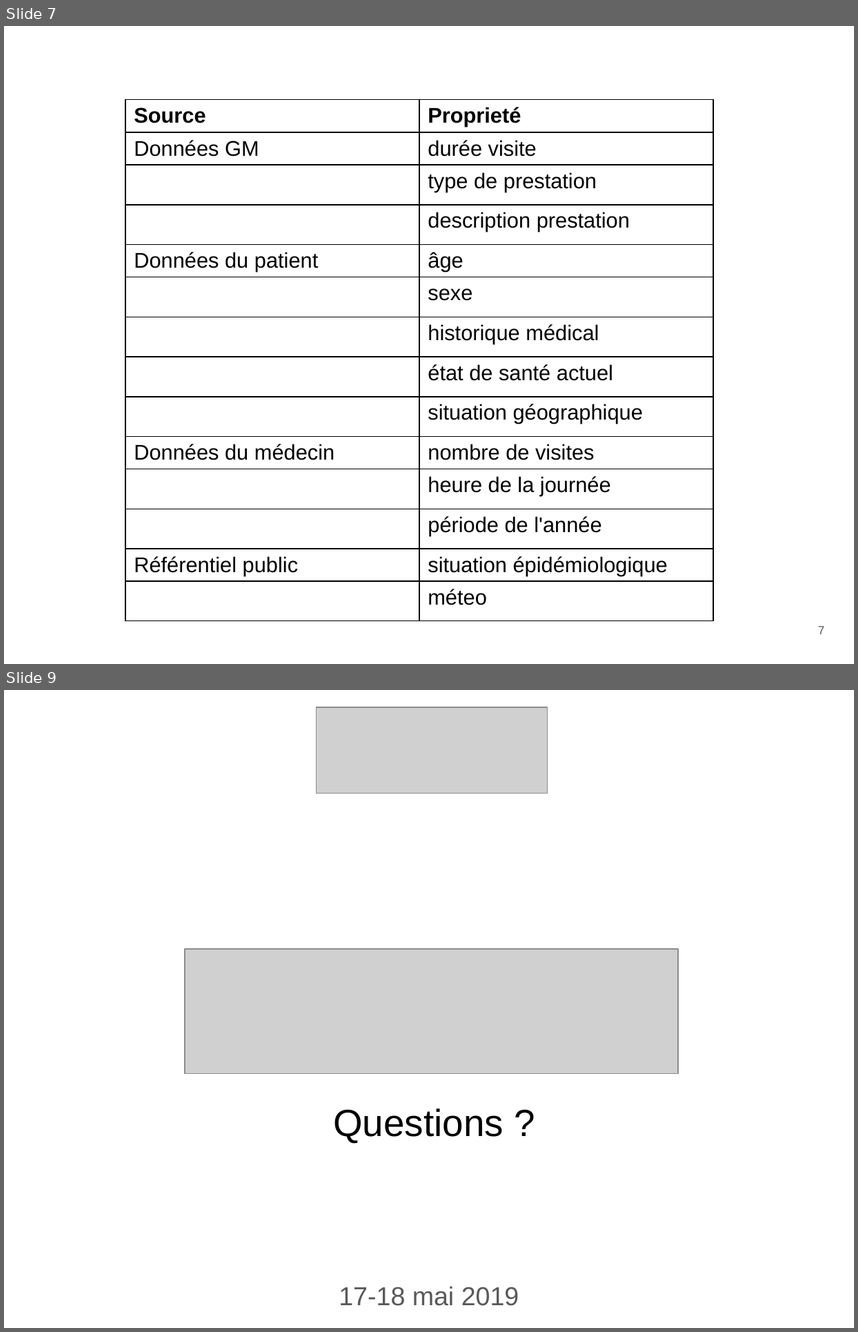
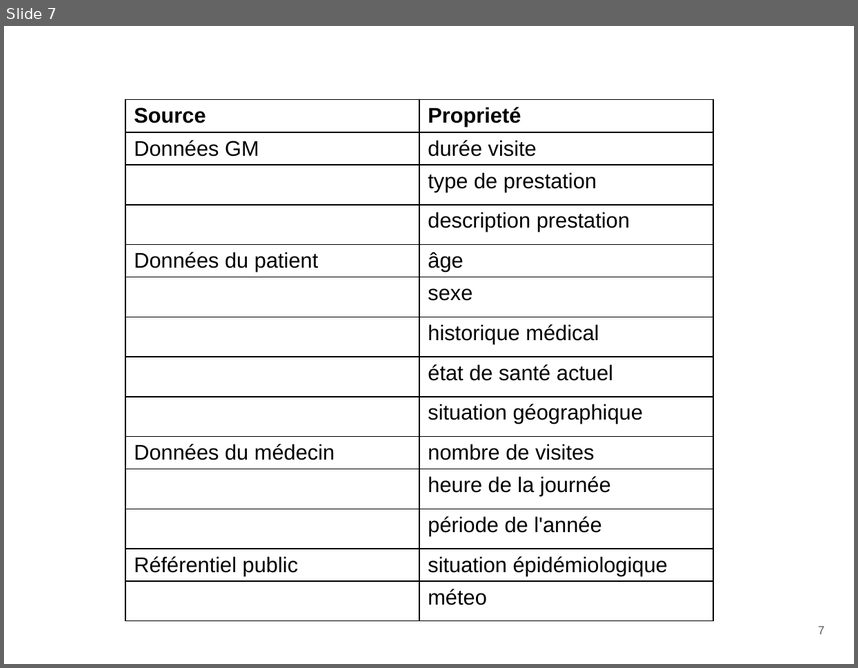
Before and after one commit to giodemaio/hackathonGM, a slide deck: GM IT Hackathon PITCH Doc Time.pptx. Shown one above the other, each under a label of ours: slides 7 and 9 before the commit, slide 7 after it; the slides between them are not shown. The pictures are 858x1332 and 858x668 pixels, drawn with LibreOffice and Linux fonts; fonts in the diff are those of the drawing; grey boxes stand for pictures; background and template pictures are left out. Boxes give left, top, right and bottom in pixels: in the first picture for what was removed or moved away, otherwise in the second. Text is boxed around its words. In the diff, an @@ line names an element or a change of style, - is before the commit and + after.

```diff
--- a/GM IT Hackathon PITCH Doc Time.pptx
+++ b/GM IT Hackathon PITCH Doc Time.pptx
@@ slide 9 removed at (4,690,854,1328), background picture (left out) @@
@@ picture removed at (316,707,547,793) @@
@@ picture removed at (185,949,678,1072) @@
@@ text removed at (333,1108,503,1143) @@
-Questions ?
@@ text removed at (339,1285,519,1305) @@
-17-18 mai 2019
```
Also in this commit, not shown: 4 slides added, 3 other slides removed.
